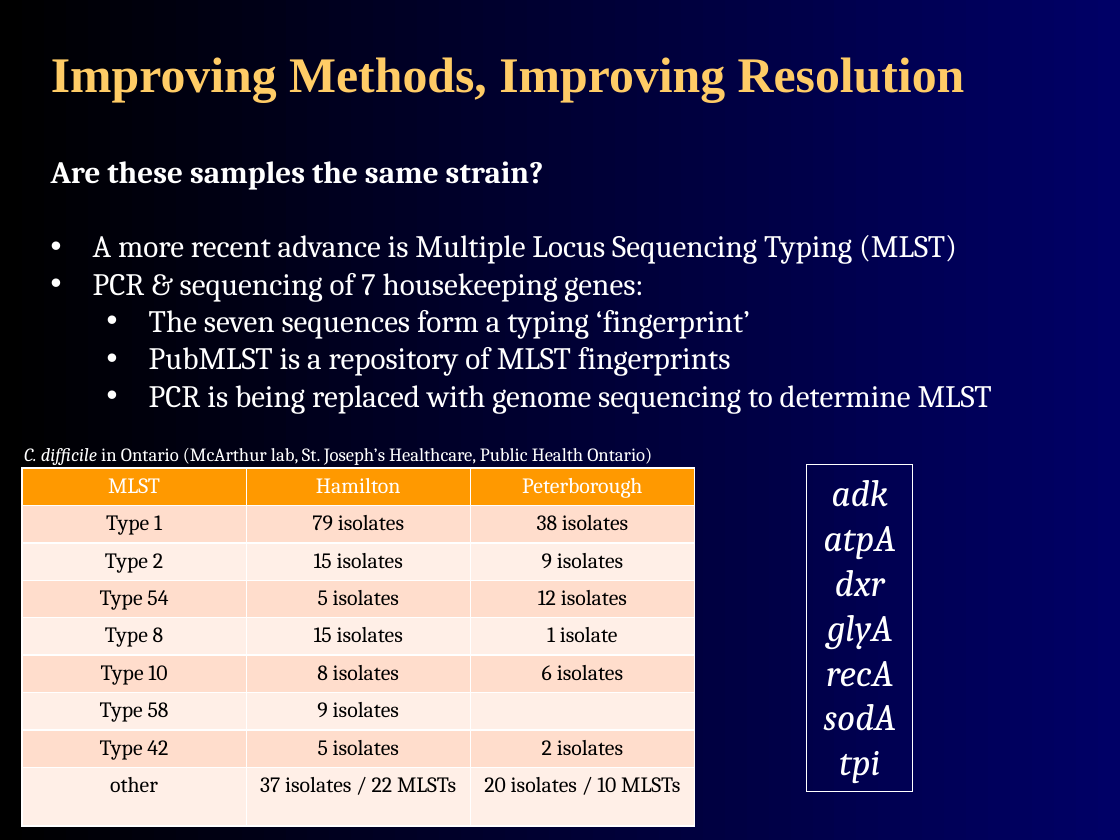
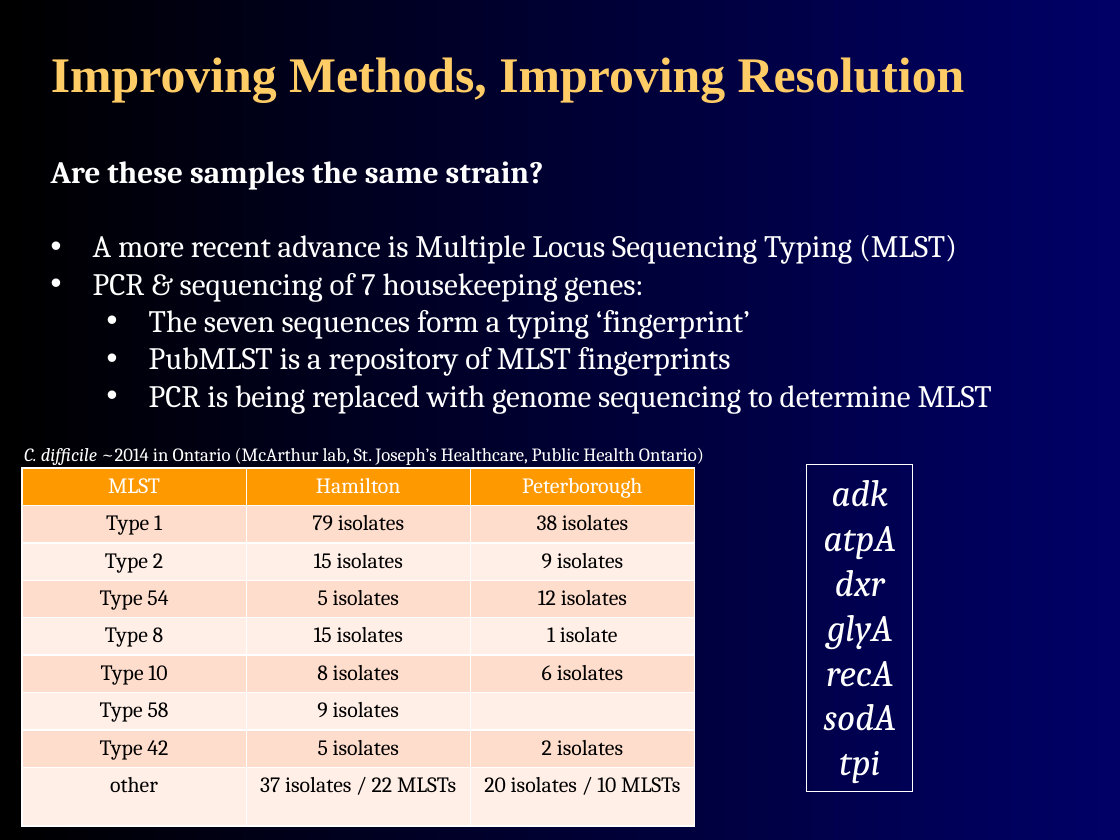
Before and after one commit to agmcarthur/Biochem-3BP3, a slide deck: slide 17 of Lectures/Lecture 7 - Molecular Epidemiology.pptx (slide 18 before the commit). Drawn at 1120x840 pixels with LibreOffice and Linux fonts; fonts in the diff are those of the drawing. Boxes give left, top, right and bottom in pixels: in the first picture for what was removed or moved away, otherwise in the second. Text is boxed around its words. In the diff, an @@ line names an element or a change of style, - is before the commit and + after.

```diff
--- a/Lectures/Lecture 7 - Molecular Epidemiology.pptx
+++ b/Lectures/Lecture 7 - Molecular Epidemiology.pptx
@@ text at (x1=24, y1=448, x2=704, y2=465): text changed @@
-C. difficile in Ontario (McArthur lab, St. Joseph’s Healthcare, Public Health Ontario)
+C. difficile ~2014 in Ontario (McArthur lab, St. Joseph’s Healthcare, Public Health Ontario)
```
Also in this commit, not shown: 1 other slide changed, 3 slides removed, 6 other files.
